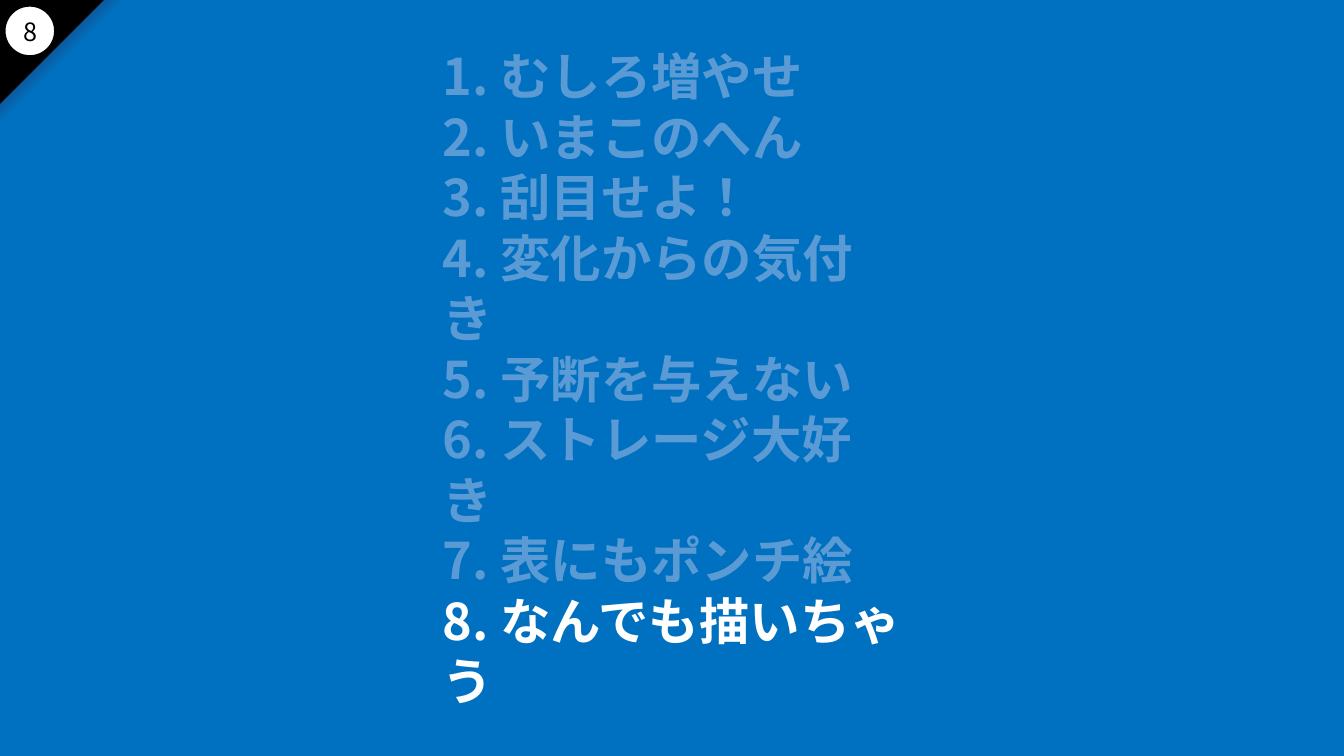
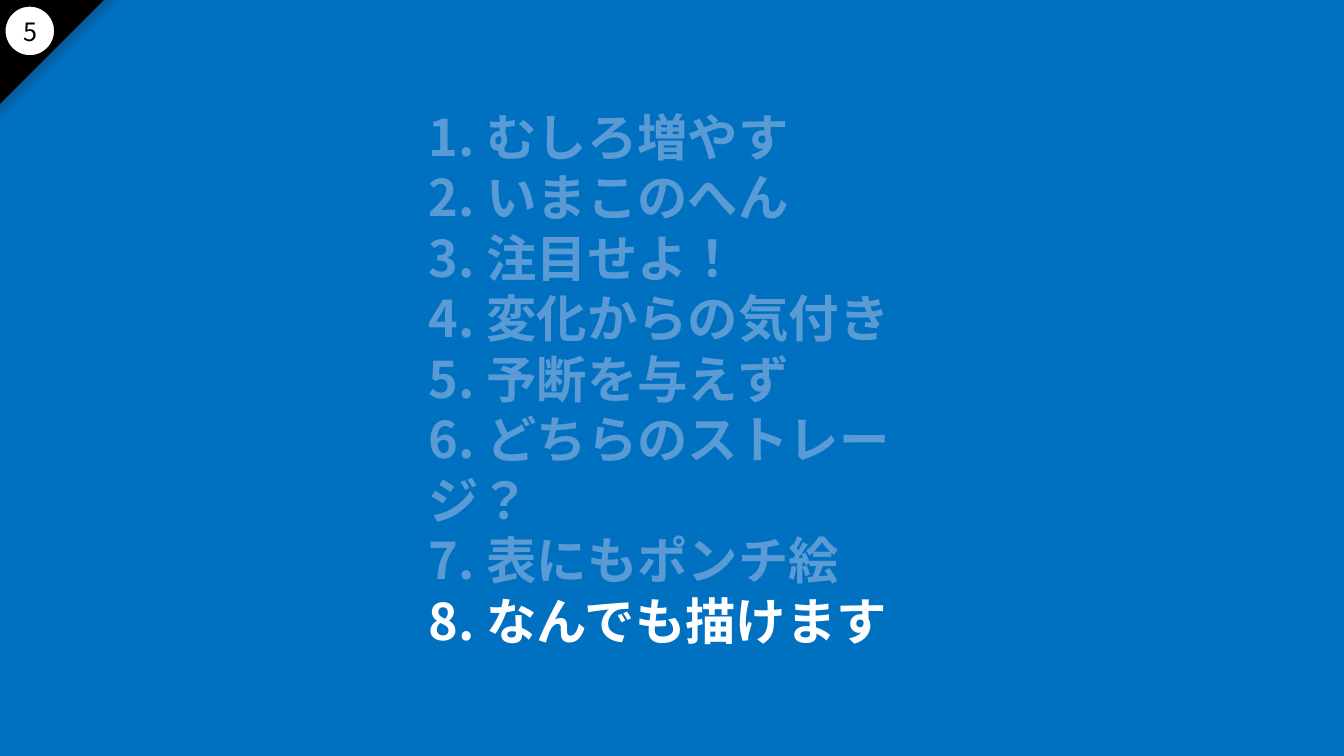
Before and after one commit to nakayama-kazuki/2021, a slide deck: slide 5 of pptx/power-punch-v2.pptx (slide 8 before the commit). Drawn at 1344x756 pixels with LibreOffice and Linux fonts; fonts in the diff are those of the drawing. Boxes give left, top, right and bottom in pixels: in the first picture for what was removed or moved away, otherwise in the second. Text is boxed around its words. In the diff, an @@ line names an element or a change of style, - is before the commit and + after.

Commit message:
fixed

```diff
--- a/pptx/power-punch-v2.pptx
+++ b/pptx/power-punch-v2.pptx
@@ text at (x1=23, y1=22, x2=37, y2=42): text changed @@
-8
+5
@@ text "1. むしろ増やす" moved from (x1=443, y1=52, x2=901, y2=703) to (x1=429, y1=113, x2=889, y2=645) @@
@@ text at (x1=429, y1=113, x2=788, y2=161): text changed @@
-1. むしろ増やせ
+1. むしろ増やす
@@ text at (x1=429, y1=234, x2=738, y2=281): text changed @@
-3. 刮目せよ！
+3. 注目せよ！
@@ text at (x1=429, y1=355, x2=889, y2=522): text changed @@
-5. 予断を与えない
-6. ストレージ大好き
+5. 予断を与えず
+6. どちらのストレージ？
@@ text at (x1=429, y1=597, x2=887, y2=645): text changed @@
-8. なんでも描いちゃう
+8. なんでも描けます
```
Also in this commit, not shown: 26 other slides changed, 6 slides added, 16 slides removed.
